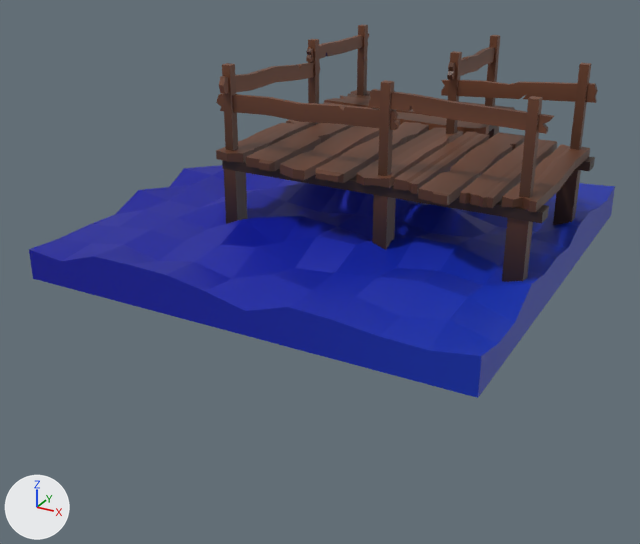
Renders of the FBX model SlidingPuzzle/Assets/Models/BridgeUR.fbx from each side of a commit.
Before and after are seen from a camera (50 mm lens) standing at (1.76, -3.46, 1.06) and looking at (-0.05, -0.17, -0.59). The axes (+X, +Y, +Z) are drawn at lower left. The lights are the same throughout. Where no turn or scale is listed for an object, it has been applied to the vertices.

Names of what the first picture shows: 'BridgeUR'.
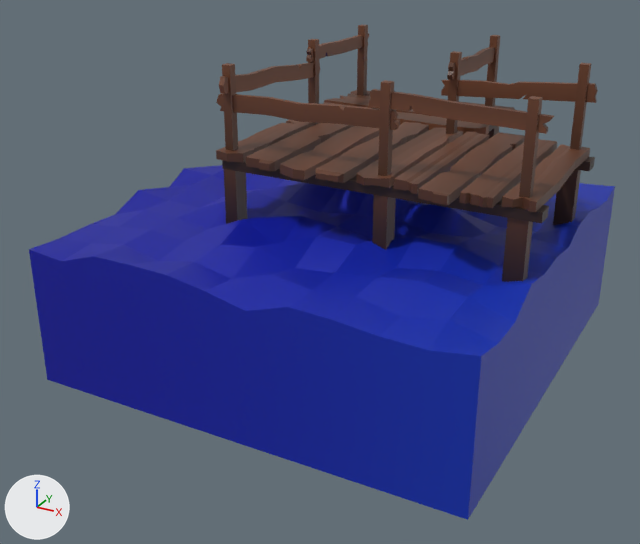
What differs and where, as boxes (x1, y1, x2, y2) in the pictures (640 x 544 px; the box of a moved part takes in the faces that stretch with it):
'BridgeUR', reshaped (33% taller): before (29, 25, 615, 398); after (29, 25, 615, 520)
part 1 of me_cube_005, moved or reshaped: before (29, 187, 615, 398); after (29, 187, 615, 520)

The change in detail:
me_cube_005 has 1308 vertices, 1217 faces and spans x -1.0..1.0, y -1.0..1.0, z -0.5..0.36.
me_cube_005 is used by ob_bridgeur; location (0.0, 0.0, 0.0).
me_cube_005 part 1: all 144 vertices in x -1.0..1.0, y -1.0..1.0, z -0.5 are moved by (0.0, 0.0, -0.5).
